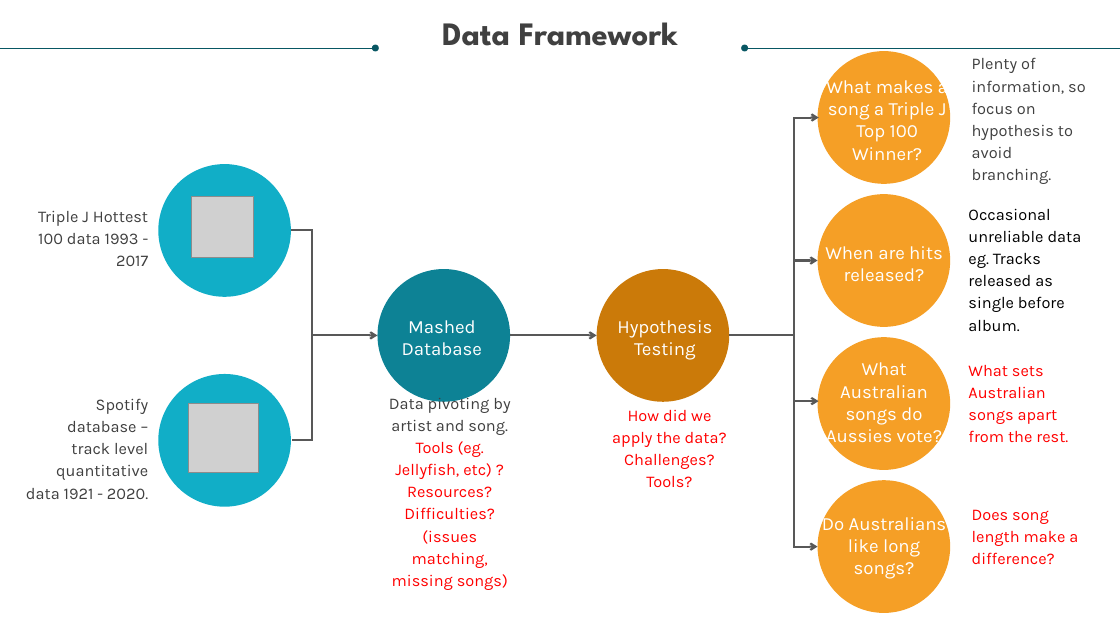
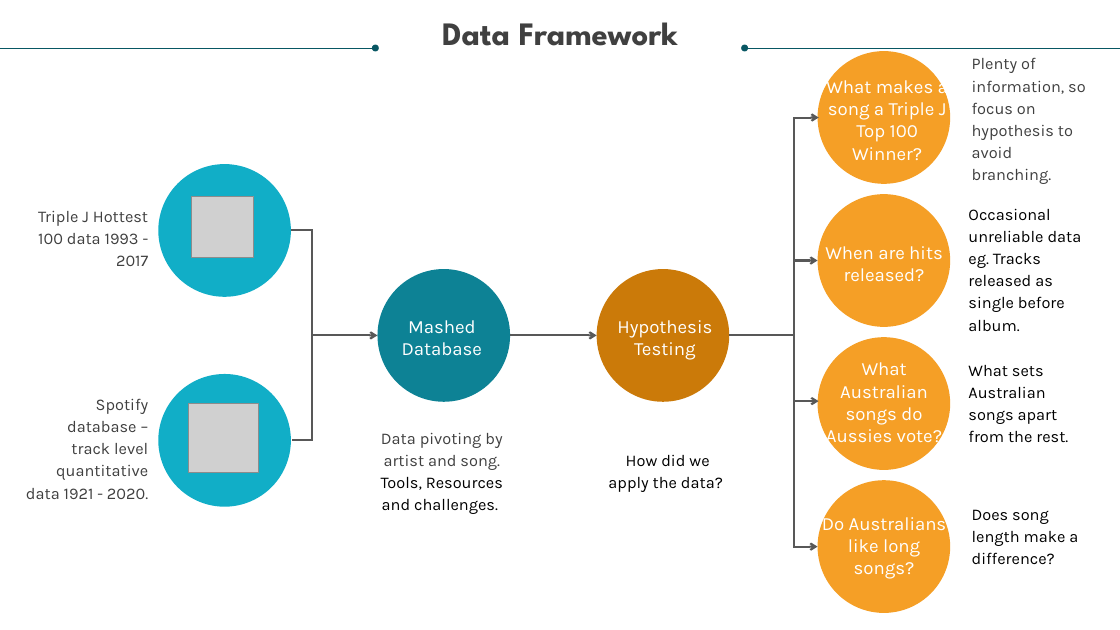
Before and after one commit to relaernu/project_1, a slide deck: slide 5 of Dancing Through The Decades - Final Draft.pptx. Drawn at 1120x630 pixels with LibreOffice and Linux fonts; fonts in the diff are those of the drawing; grey boxes stand for pictures. Boxes give left, top, right and bottom in pixels: in the first picture for what was removed or moved away, otherwise in the second. Text is boxed around its words. In the diff, an @@ line names an element or a change of style, - is before the commit and + after.

```diff
--- a/Dancing Through The Decades - Final Draft.pptx
+++ b/Dancing Through The Decades - Final Draft.pptx
@@ text "What sets Australian songs apart ..." at <box>968,365,1068,442</box>: text colour #FF0000 to #000000 @@
@@ text "Data pivoting by artist and ...": place and size @@
-text "Data pivoting by artist and ..." at <box>389,394,510,590</box>
+text "Data pivoting by artist and ..." at <box>381,433,503,514</box>
@@ text at <box>381,477,503,514</box>: text changed; text colour #FF0000 to #000000 @@
-Tools (eg. Jellyfish, etc) ? Resources? Difficulties? (issues matching, missing songs)
+Tools, Resources and challenges.
@@ text at <box>608,455,723,492</box>: text changed; text colour #FF0000 to #000000 @@
-How did we apply the data? Challenges? Tools?
+How did we apply the data?
@@ text "Does song length make a ..." at <box>972,509,1078,564</box>: text colour #FF0000 to #000000 @@
```
Also in this commit, not shown: 4 other slides changed, 2 slides added, 9 slides removed.
